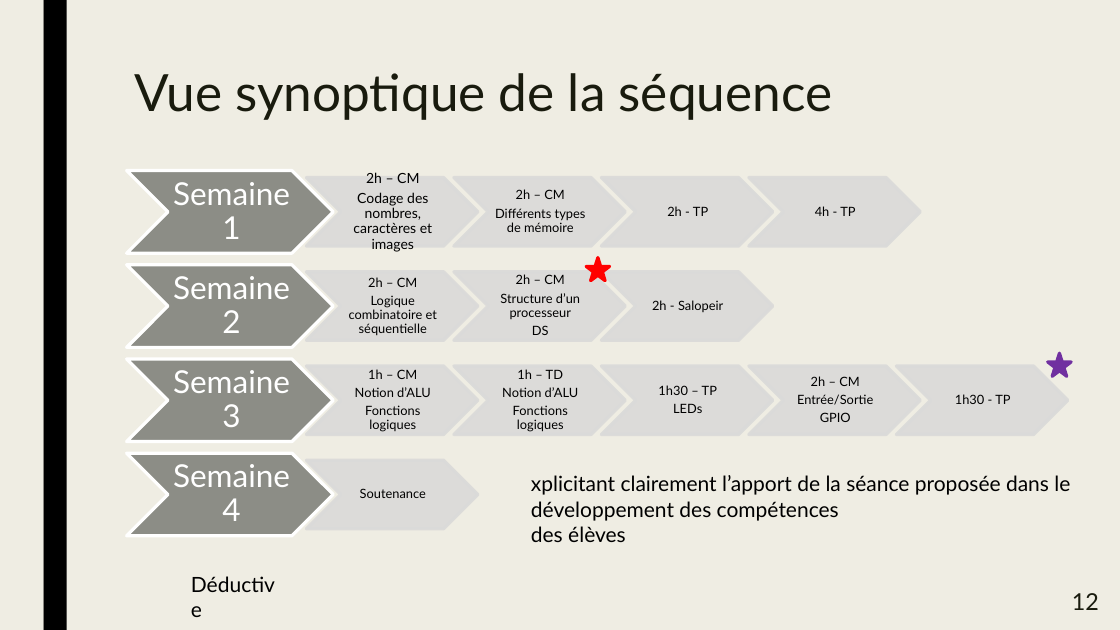
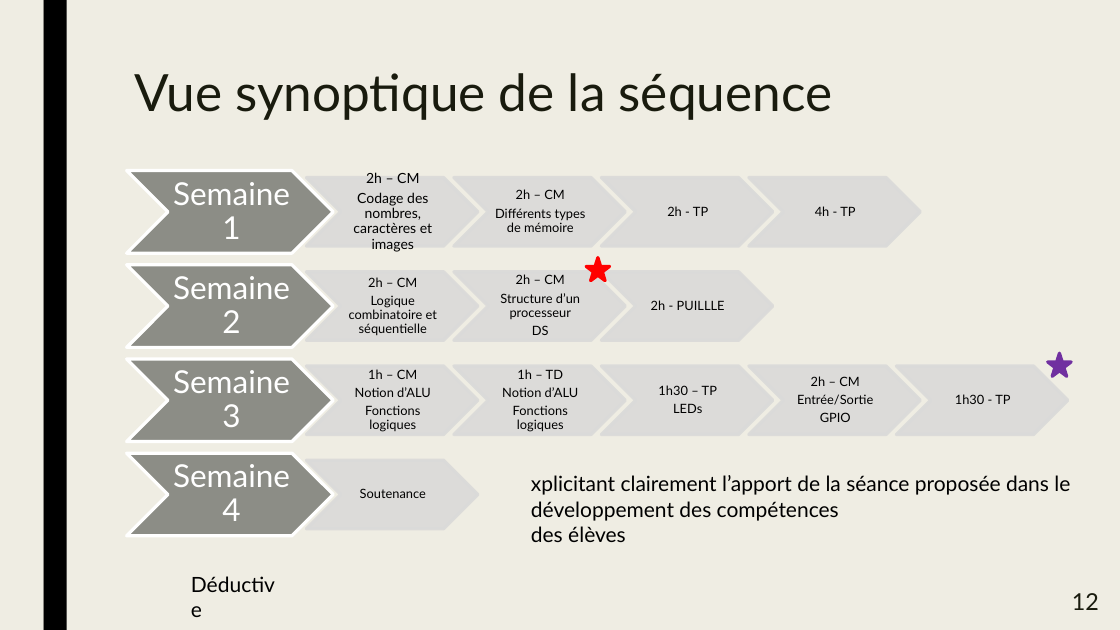
Before and after one commit to CyberJulien/Agreg_Meca, a slide deck: slide 12 of fichiers/presentation/PresGlobal.pptx. Drawn at 1120x630 pixels with LibreOffice and Linux fonts; fonts in the diff are those of the drawing. Boxes give left, top, right and bottom in pixels: in the first picture for what was removed or moved away, otherwise in the second. Text is boxed around its words. In the diff, an @@ line names an element or a change of style, - is before the commit and + after.

```diff
--- a/fichiers/presentation/PresGlobal.pptx
+++ b/fichiers/presentation/PresGlobal.pptx
@@ text at (651, 300, 725, 310): text changed @@
-2h - Salopeir
+2h - PUILLLE
```
Also in this commit, not shown: 9 other files.
